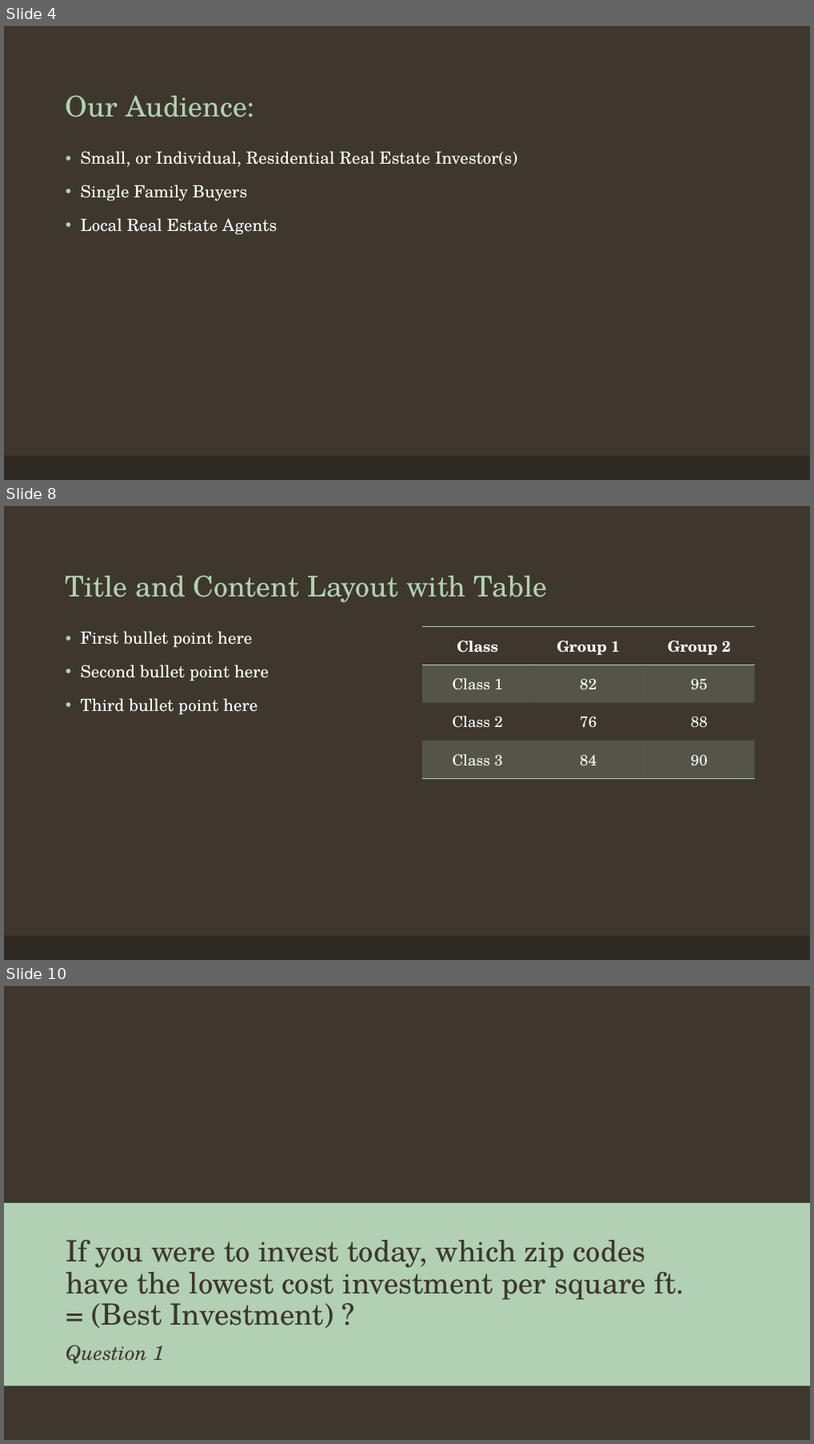
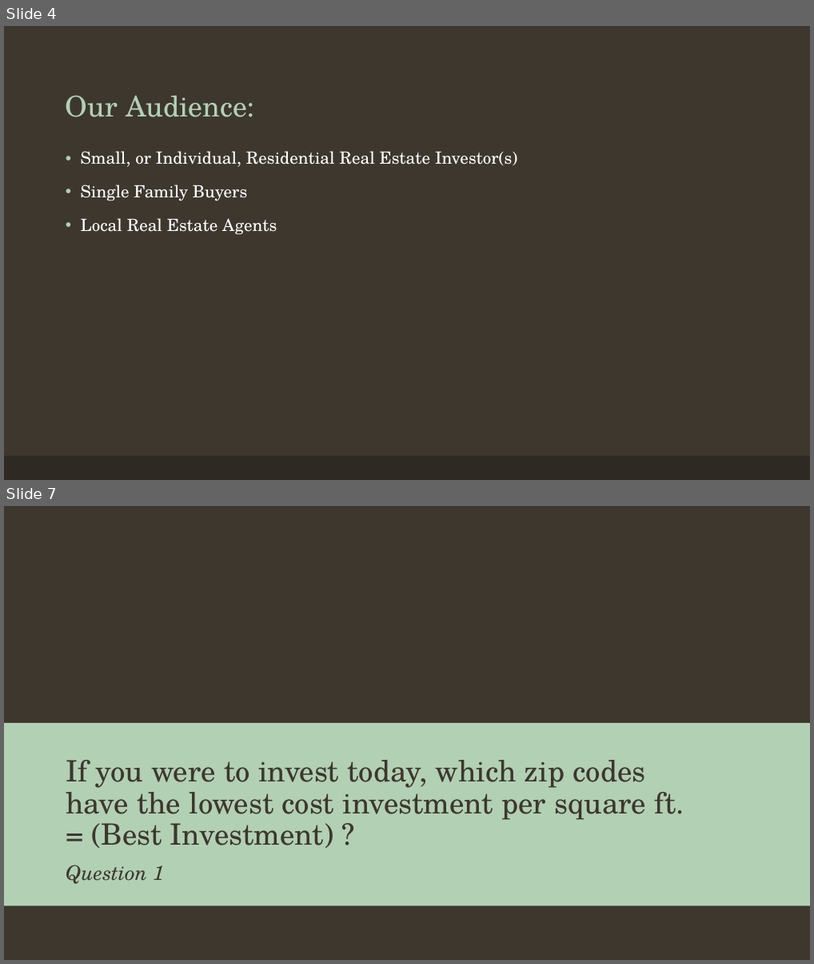
Before and after one commit to ashnikzad/AZ-Real-Estate-Analyisis, a slide deck: Team 2 Presentation.pptx. Shown one above the other, each under a label of ours: slides 4, 8 and 10 before the commit, slides 4 and 7 after it; the slides between them are not shown. The pictures are 814x1444 and 814x964 pixels, drawn with LibreOffice and Linux fonts; fonts in the diff are those of the drawing; background and template pictures are left out. Boxes give left, top, right and bottom in pixels: in the first picture for what was removed or moved away, otherwise in the second. Text is boxed around its words. In the diff, an @@ line names an element or a change of style, - is before the commit and + after.

```diff
--- a/Team 2 Presentation.pptx
+++ b/Team 2 Presentation.pptx
@@ slide 8 removed at (4,506,810,960), background #3D372E; not listed: 1 template element that a slide beside it also shows @@
@@ title removed at (66,576,547,603) @@
-Title and Content Layout with Table
@@ text removed at (81,631,269,715) @@
-• First bullet point here
-• Second bullet point here
-• Third bullet point here
@@ table removed at (422,627,754,778), 4 rows, 3 columns @@
-Class | Group 1 | Group 2
-Class 1 | 82 | 95
-Class 2 | 76 | 88
-Class 3 | 84 | 90
@@ what was slide 10 is now slide 7 @@
```
Also in this commit, not shown: 5 slides changed, 7 slides added, 11 other slides removed.
